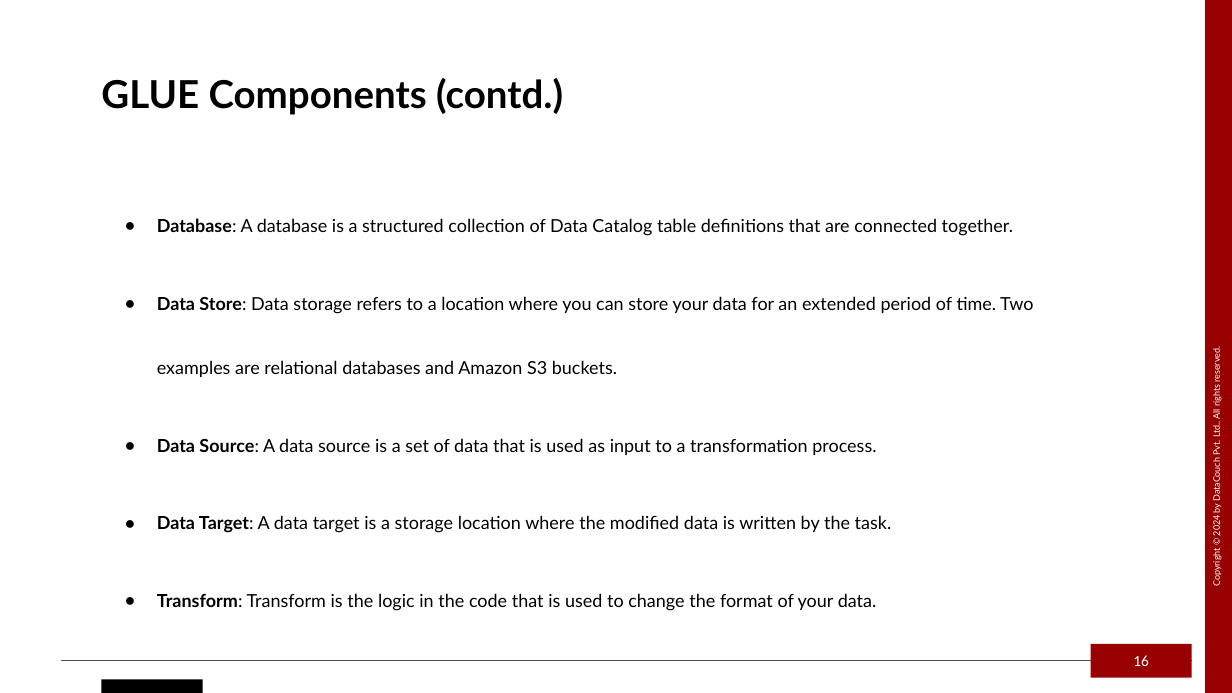
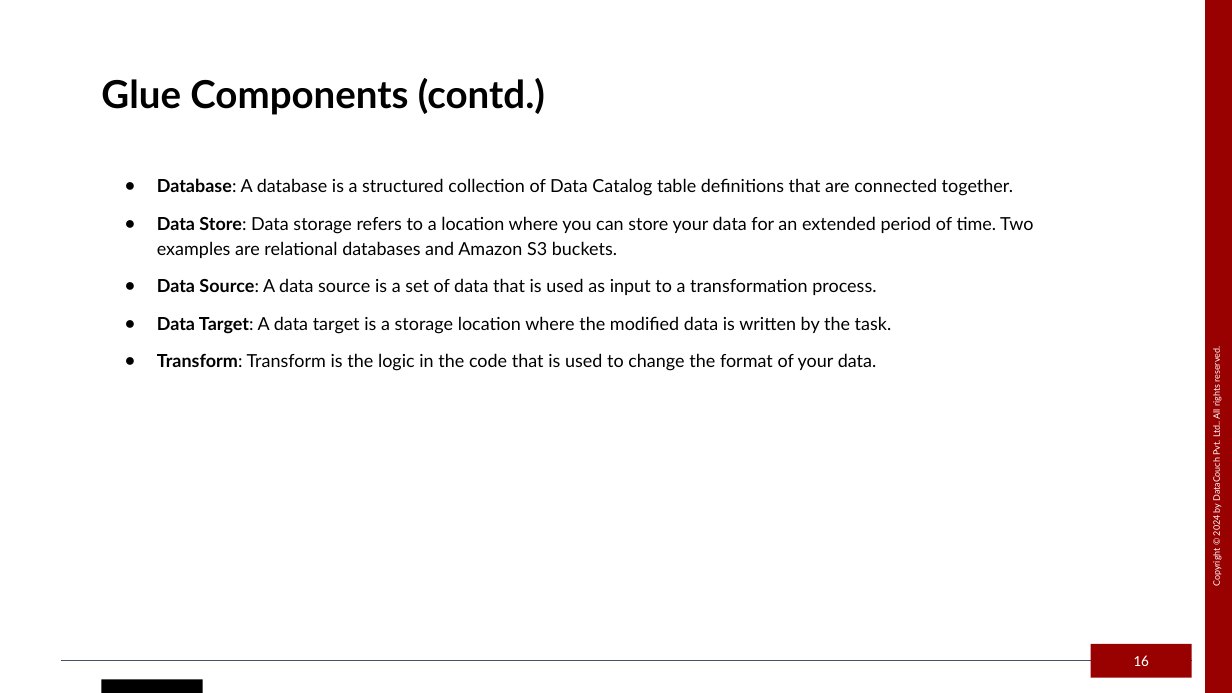
Before and after one commit to datacouch-io/aws-training-glue-redshift-athena-dms-quicksight, a slide deck: slide 16 of Slides/AWS GLUE_v1.pptx. Drawn at 1232x693 pixels with LibreOffice and Linux fonts; fonts in the diff are those of the drawing. Boxes give left, top, right and bottom in pixels: in the first picture for what was removed or moved away, otherwise in the second. Text is boxed around its words. In the diff, an @@ line names an element or a change of style, - is before the commit and + after.

```diff
--- a/Slides/AWS GLUE_v1.pptx
+++ b/Slides/AWS GLUE_v1.pptx
@@ text at (101,78,545,115): text changed @@
-GLUE Components (contd.)
+Glue Components (contd.)
@@ text "Database: A database is a ..." at (157,178,1033,371): line spacing 3 to 1.15 @@
```
Also in this commit, not shown: 10 other slides changed, 1 other file.
